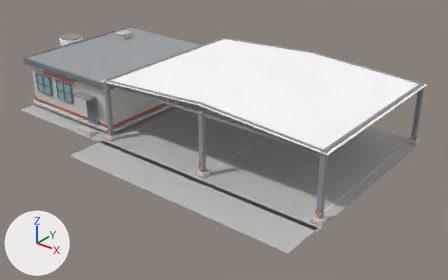
An edit to the Blender file assets/building/generated/earthworks_facility.blend, drawn before and after from the same camera.
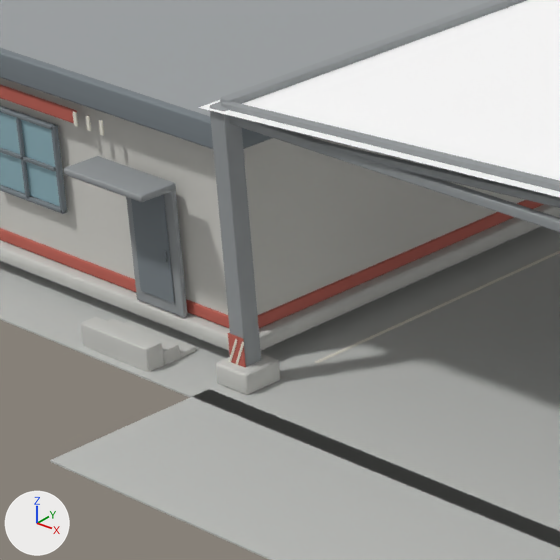
There are two pictures of each version: one whole from a 50 mm camera at (40.48, -47.86, 28.47) aimed at (3.01, -1.01, -0.57), one close up on the part from 13% to 40% of the width and 21% to 63% of the height. The axes (+X, +Y, +Z) are drawn at lower left. The lights are the same throughout. The last two pictures show the newer version.

In view in the first close-up: 'canopy_front_post_1', 'canopy_longitudinal_rail_1', 'canopy_roof_left', 'dispatch_office_main_shell', 'dispatch_office_roof', 'front_entry_apron', 'front_truss_bottom', 'front_truss_eave_left', 'office_base_red_trim', 'office_door', 'office_door_handle', 'office_door_panel', 'office_entry_canopy', 'office_entry_step_1', 'office_entry_step_2', 'office_entry_step_3', 'office_plinth', 'office_roof_edge_front', 'parking_surface' and 17 more.
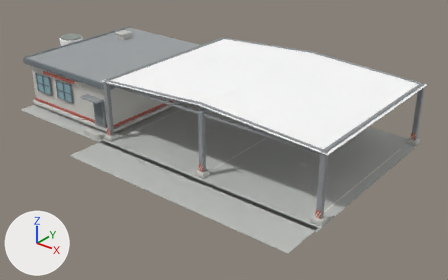
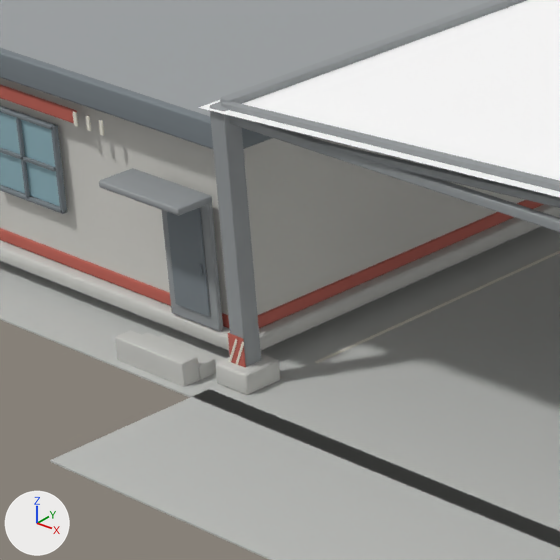
The change, as a list of edits to the scene's bpy script:
```text
Change ob_office_door:
    ob_office_door.location: (-8.85, -8.81, 2.36) -> (-7.65, -8.81, 2.36)
Change ob_office_door_panel:
    ob_office_door_panel.location: (-8.85, -8.91, 2.42) -> (-7.65, -8.91, 2.42)
Change ob_office_door_handle:
    ob_office_door_handle.location: (-8.37, -8.98, 2.25) -> (-7.17, -8.98, 2.25)
Change ob_office_entry_canopy:
    ob_office_entry_canopy.location: (-8.85, -9.63, 4.2) -> (-7.65, -9.63, 4.2)
Change ob_office_entry_step_1:
    ob_office_entry_step_1.location: (-8.85, -9.1, 0.09) -> (-7.65, -9.1, 0.09)
Change ob_office_entry_step_2:
    ob_office_entry_step_2.location: (-8.85, -9.57, 0.2) -> (-7.65, -9.57, 0.2)
Change ob_office_entry_step_3:
    ob_office_entry_step_3.location: (-8.85, -10.04, 0.31) -> (-7.65, -10.04, 0.31)
```

Where the change shows, as pixel boxes [x1, y1, x2, y2] in the close-ups (560 x 560 px):
'office_door_panel', moved
    before: [131, 194, 175, 303]
    after: [167, 208, 210, 317]
'office_door', moved
    before: [126, 189, 188, 318]
    after: [162, 203, 223, 332]
'office_entry_step_3', moved
    before: [81, 317, 164, 372]
    after: [115, 330, 200, 386]
'office_entry_canopy', moved
    before: [64, 156, 176, 202]
    after: [99, 168, 212, 216]
'office_entry_step_2', moved
    before: [108, 319, 180, 365]
    after: [142, 332, 216, 379]
'office_entry_step_1', moved
    before: [126, 321, 196, 358]
    after: [159, 334, 226, 369]
